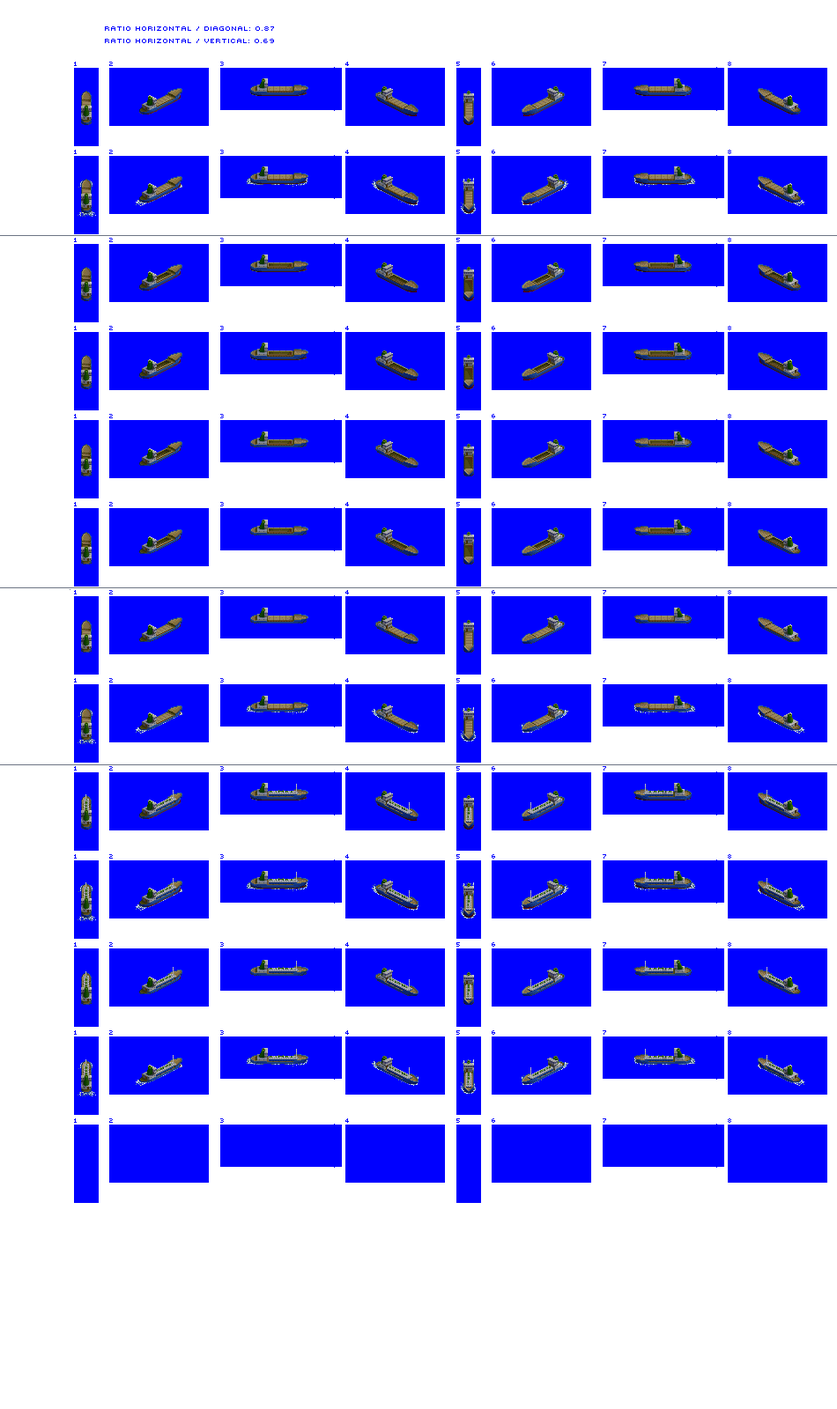
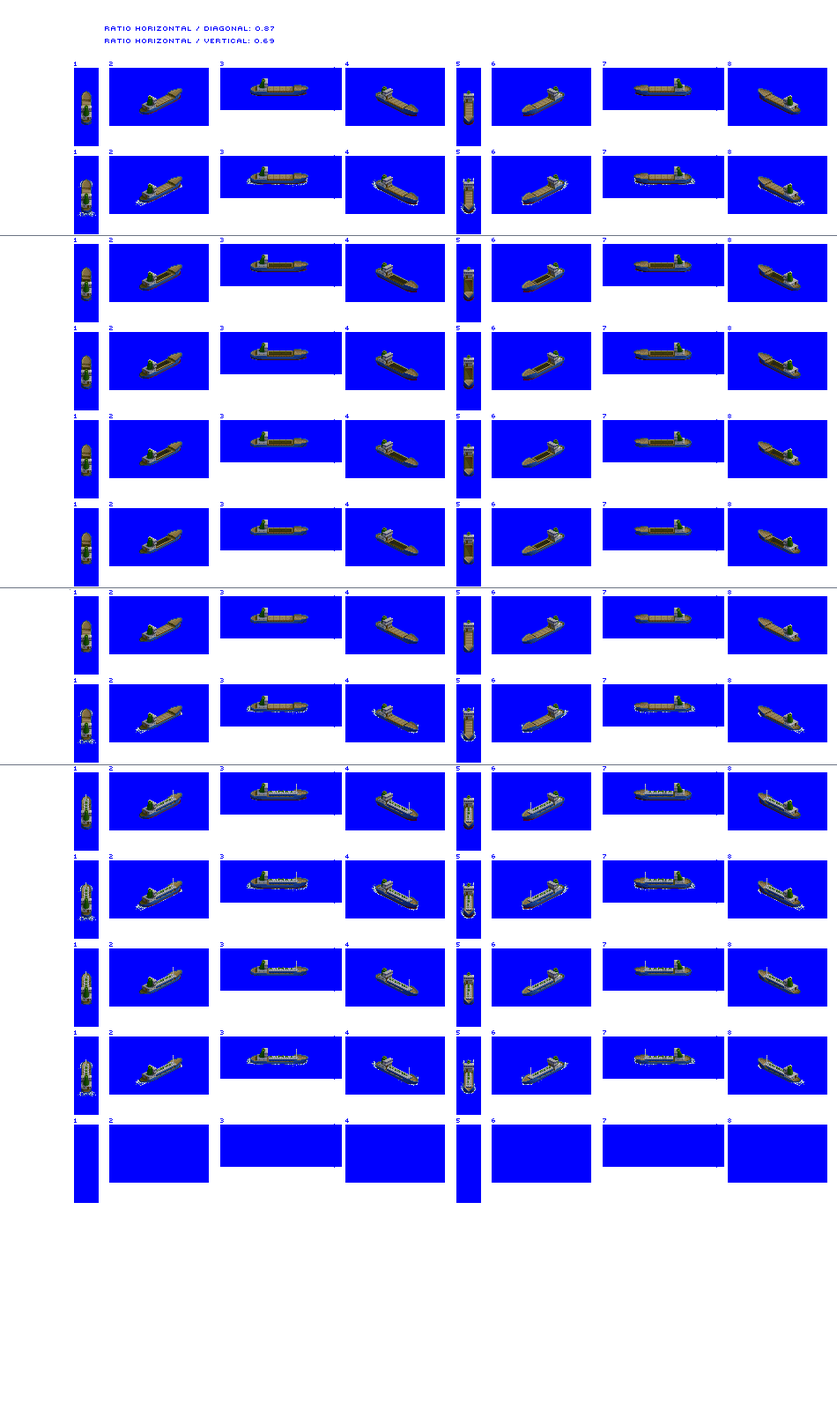
Before/after of a 837px x 1409px layered artwork. What changed in the layer stack:
painted on "Medium Trader" over left=81, top=105, right=791, bottom=1094
